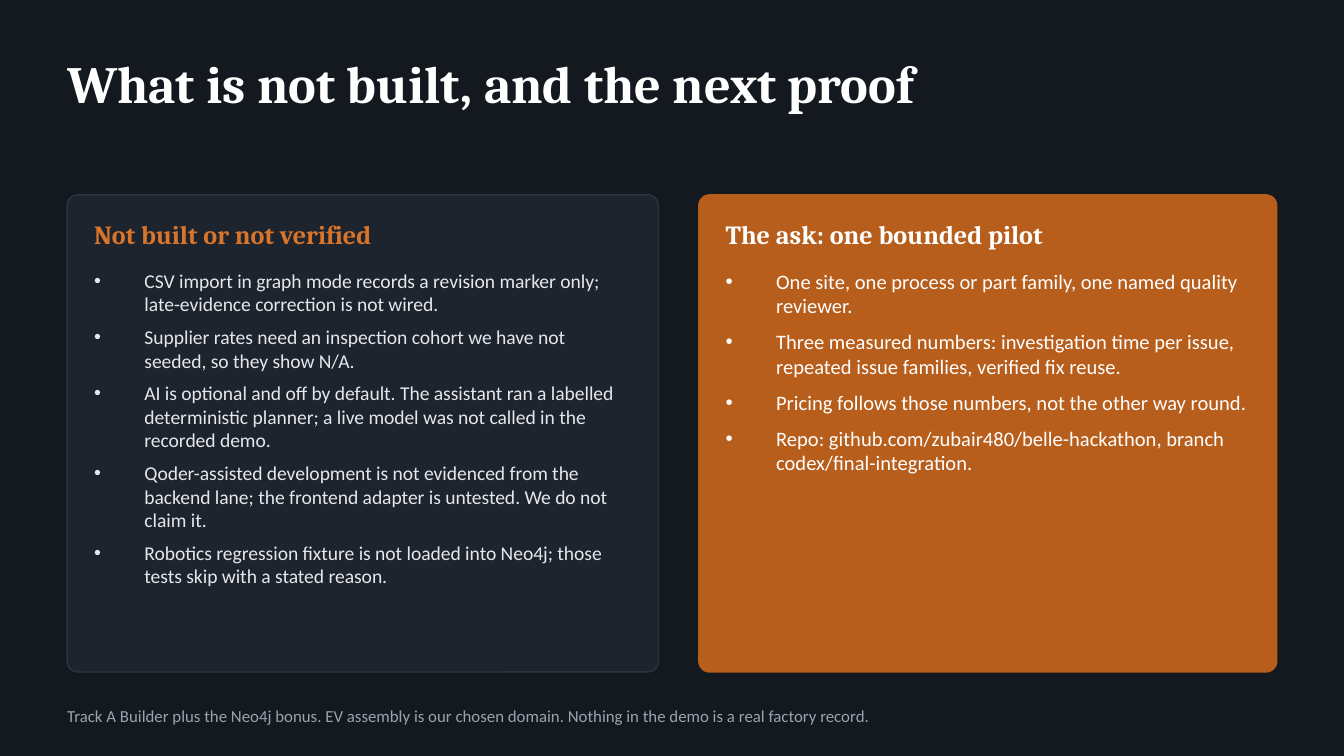
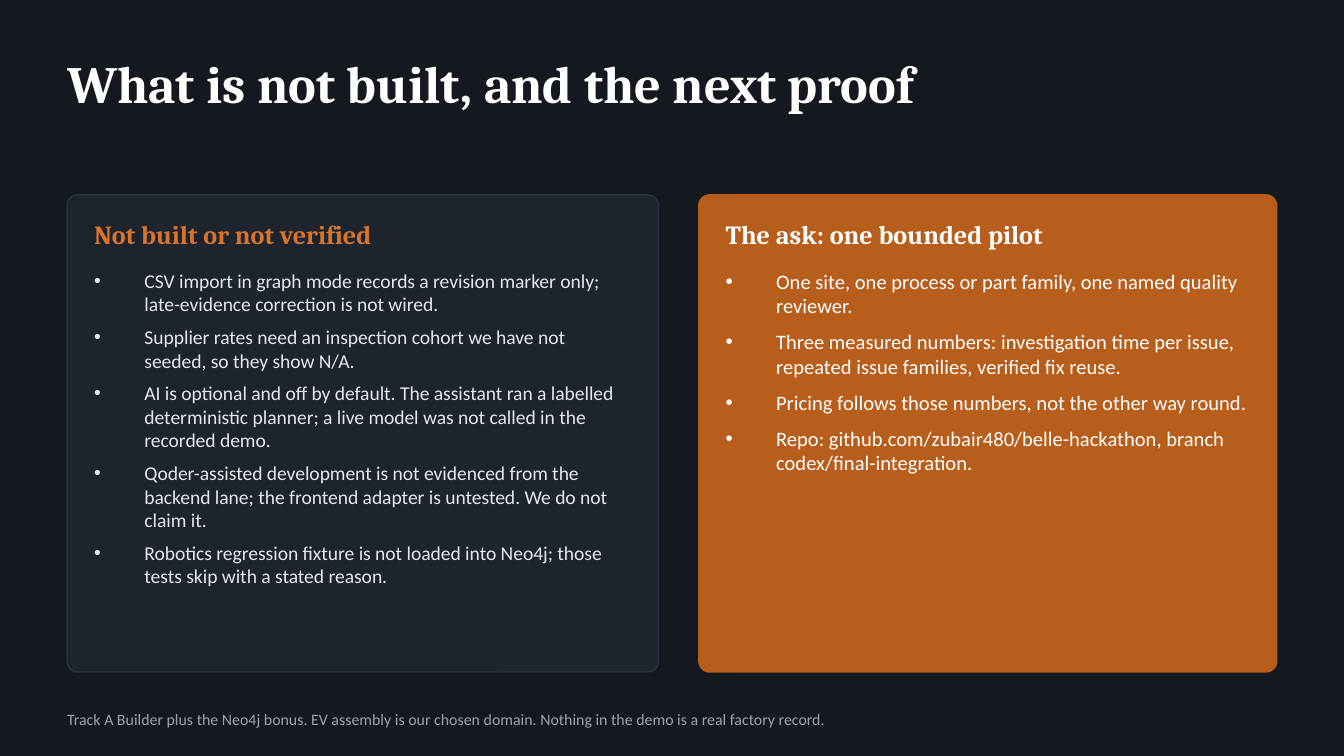
Before and after one commit to zubair480/belle-hackathon, a slide deck: slide 4 of docs/pitch/RecallRadius_Judge_Deck.pptx (slide 10 before the commit). Drawn at 1344x756 pixels with LibreOffice and Linux fonts; fonts in the diff are those of the drawing. Boxes give left, top, right and bottom in pixels: in the first picture for what was removed or moved away, otherwise in the second. Text is boxed around its words. In the diff, an @@ line names an element or a change of style, - is before the commit and + after.

```diff
--- a/docs/pitch/RecallRadius_Judge_Deck.pptx
+++ b/docs/pitch/RecallRadius_Judge_Deck.pptx
@@ text "Track A Builder plus the ..." at [67, 714, 825, 728]: size 9 to 8.5 pt @@
```
Also in this commit, not shown: 2 other slides changed, 1 slide added, 7 slides removed, 12 other files.
